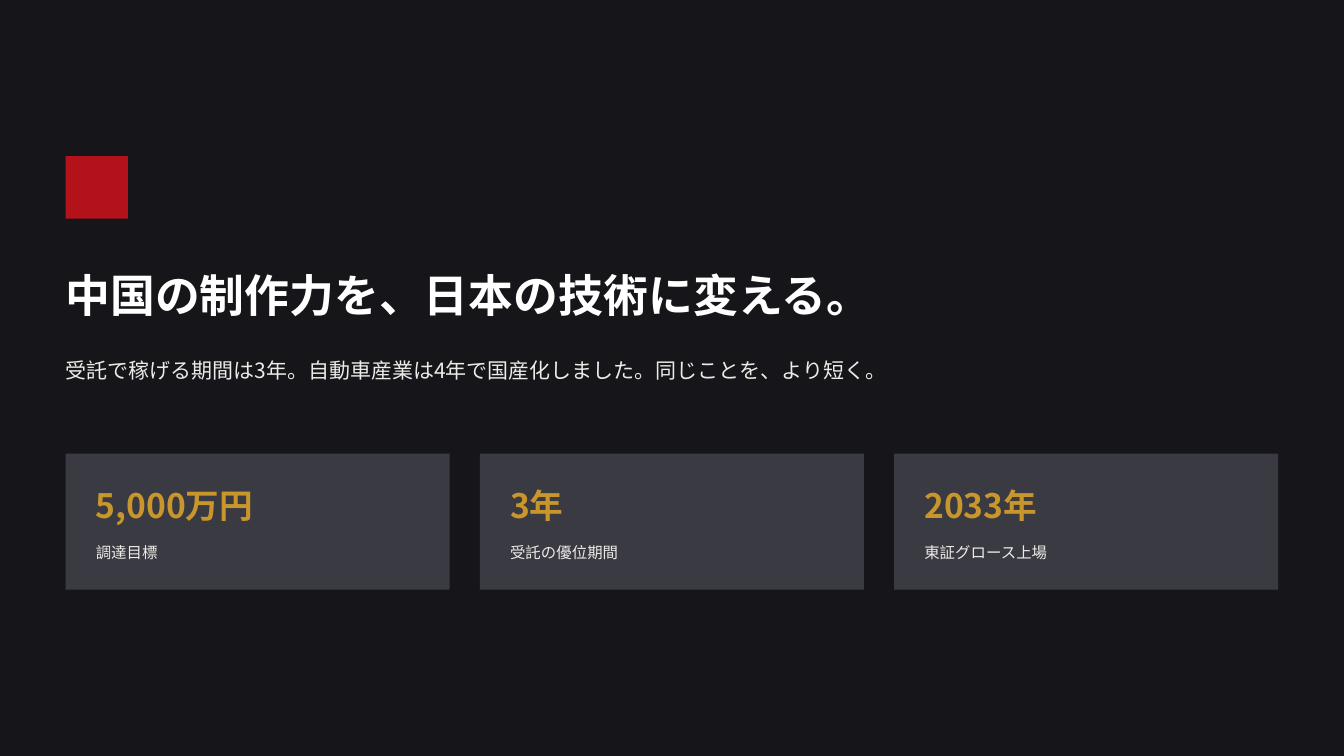
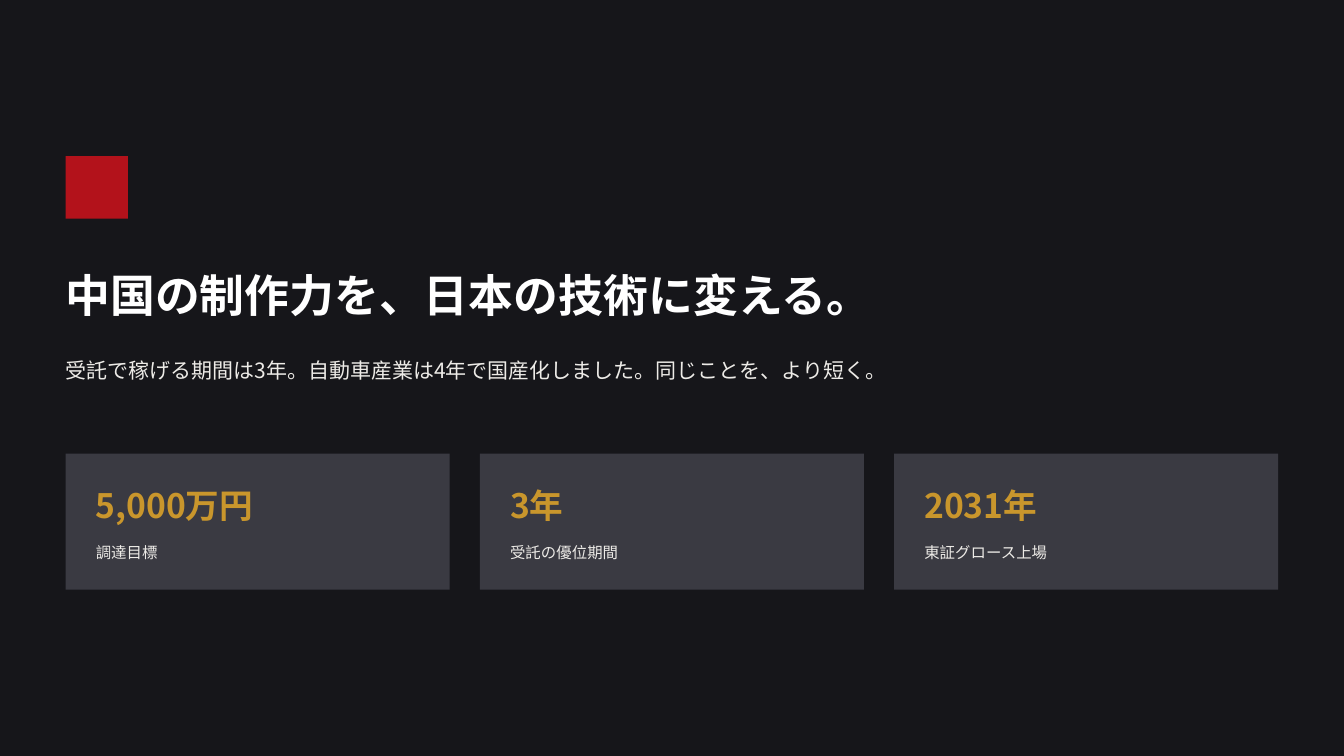
Before and after one commit to bpn333333/test, a slide deck: slide 19 of 投資家向け企画書.pptx (slide 18 before the commit). Drawn at 1344x756 pixels with LibreOffice and Linux fonts; fonts in the diff are those of the drawing. Boxes give left, top, right and bottom in pixels: in the first picture for what was removed or moved away, otherwise in the second. Text is boxed around its words. In the diff, an @@ line names an element or a change of style, - is before the commit and + after.

```diff
--- a/投資家向け企画書.pptx
+++ b/投資家向け企画書.pptx
@@ text at <box>924,489,1037,521</box>: text changed @@
-2033年
+2031年
```
Also in this commit, not shown: 11 other slides changed, 1 slide added.
